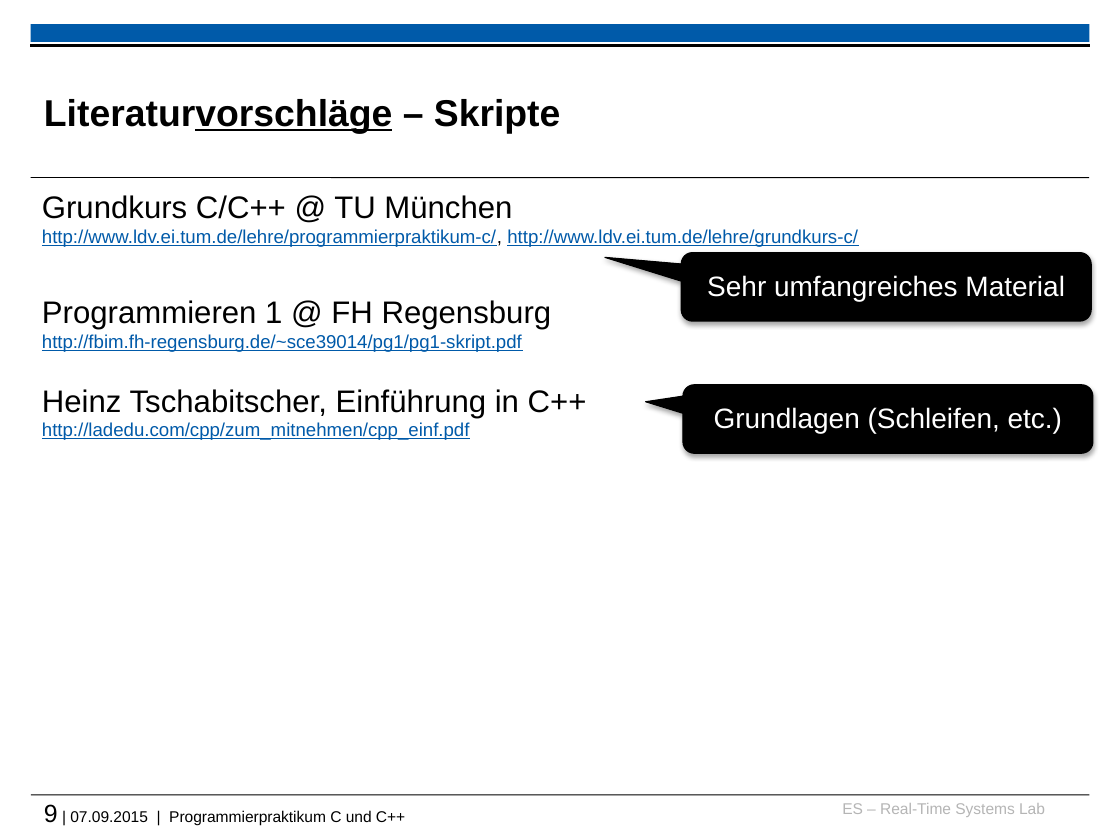
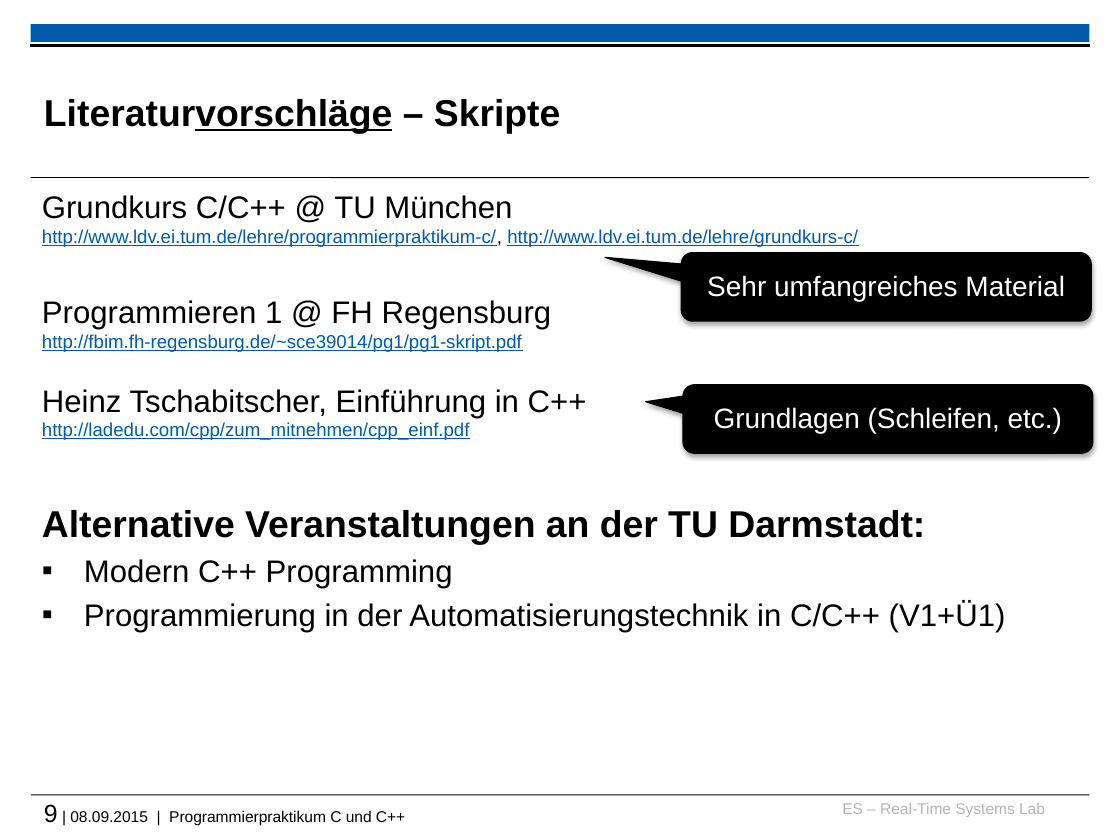
Before and after one commit to h82k/tud-cppp, a slide deck: slide 9 of vorlesung/cppp_lecture.pptx. Drawn at 1120x840 pixels with LibreOffice and Linux fonts; fonts in the diff are those of the drawing; background and template pictures are left out. Boxes give left, top, right and bottom in pixels: in the first picture for what was removed or moved away, otherwise in the second. Text is boxed around its words. In the diff, an @@ line names an element or a change of style, - is before the commit and + after.

```diff
--- a/vorlesung/cppp_lecture.pptx
+++ b/vorlesung/cppp_lecture.pptx
@@ text at <box>42,510,1006,632</box>: paragraphs added @@
+Alternative Veranstaltungen an der TU Darmstadt:
+▪ Modern C++ Programming
+▪ Programmierung in der Automatisierungstechnik in C/C++ (V1+Ü1)
@@ text at <box>44,804,405,825</box>: text changed @@
-9 | 07.09.2015 | Programmierpraktikum C und C++
+9 | 08.09.2015 | Programmierpraktikum C und C++
```
Also in this commit, not shown: 1 other slide changed, 1 slide added, 3 other files.
